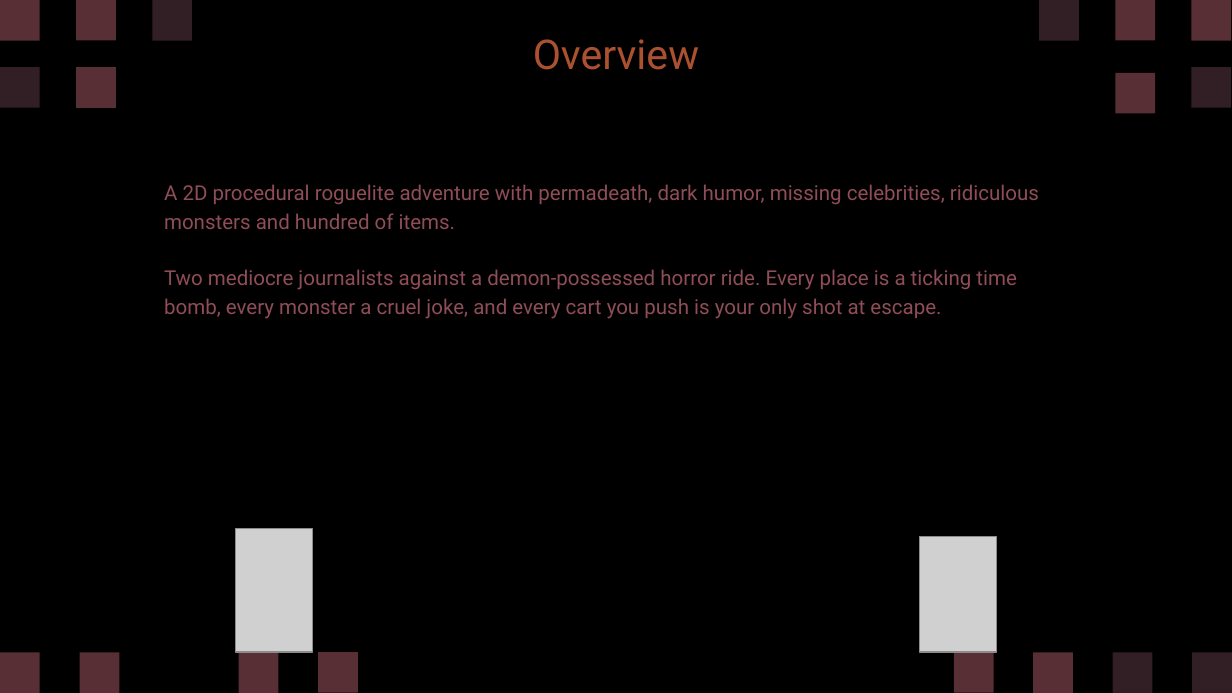
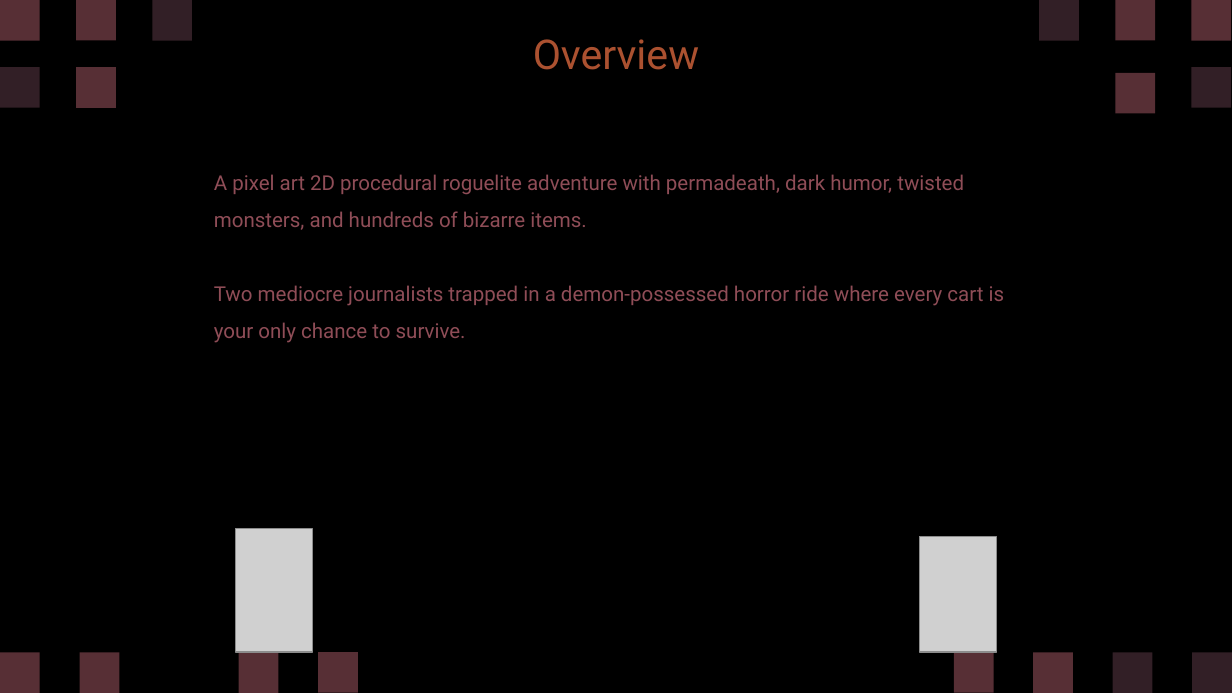
Before and after one commit to diegohcanepa/Remizione, a slide deck: slide 2 of Pitch Deck.pptx. Drawn at 1232x693 pixels with LibreOffice and Linux fonts; fonts in the diff are those of the drawing; grey boxes stand for pictures. Boxes give left, top, right and bottom in pixels: in the first picture for what was removed or moved away, otherwise in the second. Text is boxed around its words. In the diff, an @@ line names an element or a change of style, - is before the commit and + after.

```diff
--- a/Pitch Deck.pptx
+++ b/Pitch Deck.pptx
@@ subtitle at (x1=214, y1=174, x2=1005, y2=343): text changed @@
-A 2D procedural roguelite adventure with permadeath, dark humor, missing celebrities, ridiculous monsters and hundred of items.
-Two mediocre journalists against a demon-possessed horror ride. Every place is a ticking time bomb, every monster a cruel joke, and every cart you push is your only shot at escape.
+A pixel art 2D procedural roguelite adventure with permadeath, dark humor, twisted monsters, and hundreds of bizarre items.
+Two mediocre journalists trapped in a demon-possessed horror ride where every cart is your only chance to survive.
```
Also in this commit, not shown: 7 other slides changed, 3 slides added, 15 slides removed, 1 other file.
